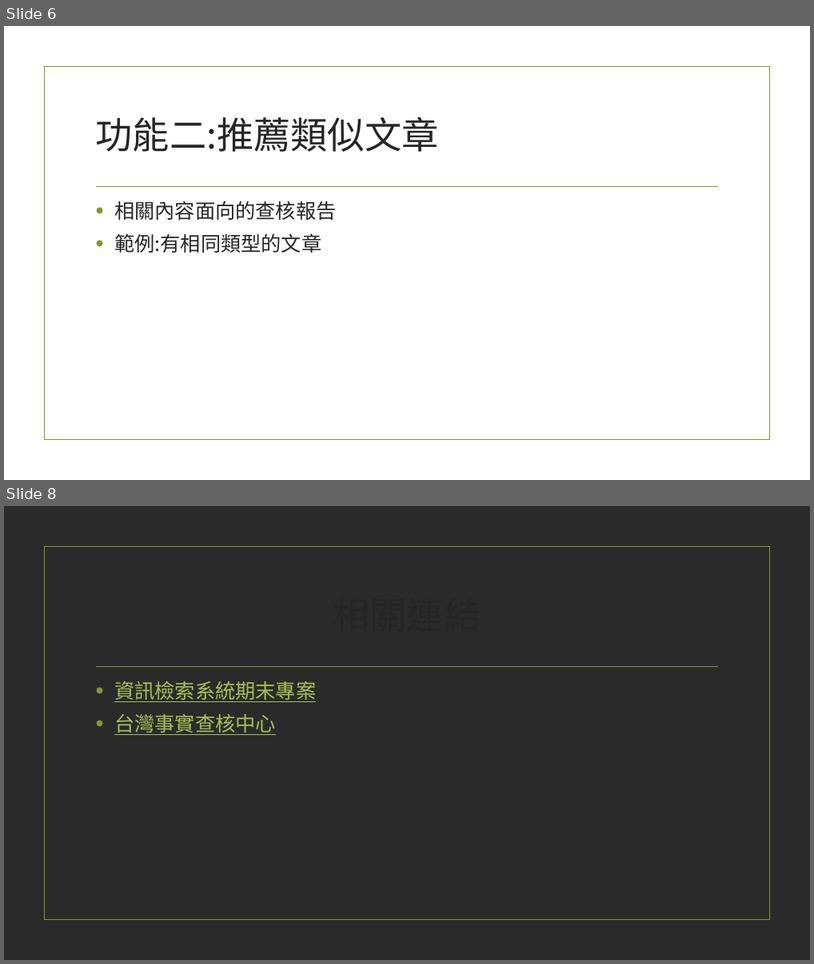
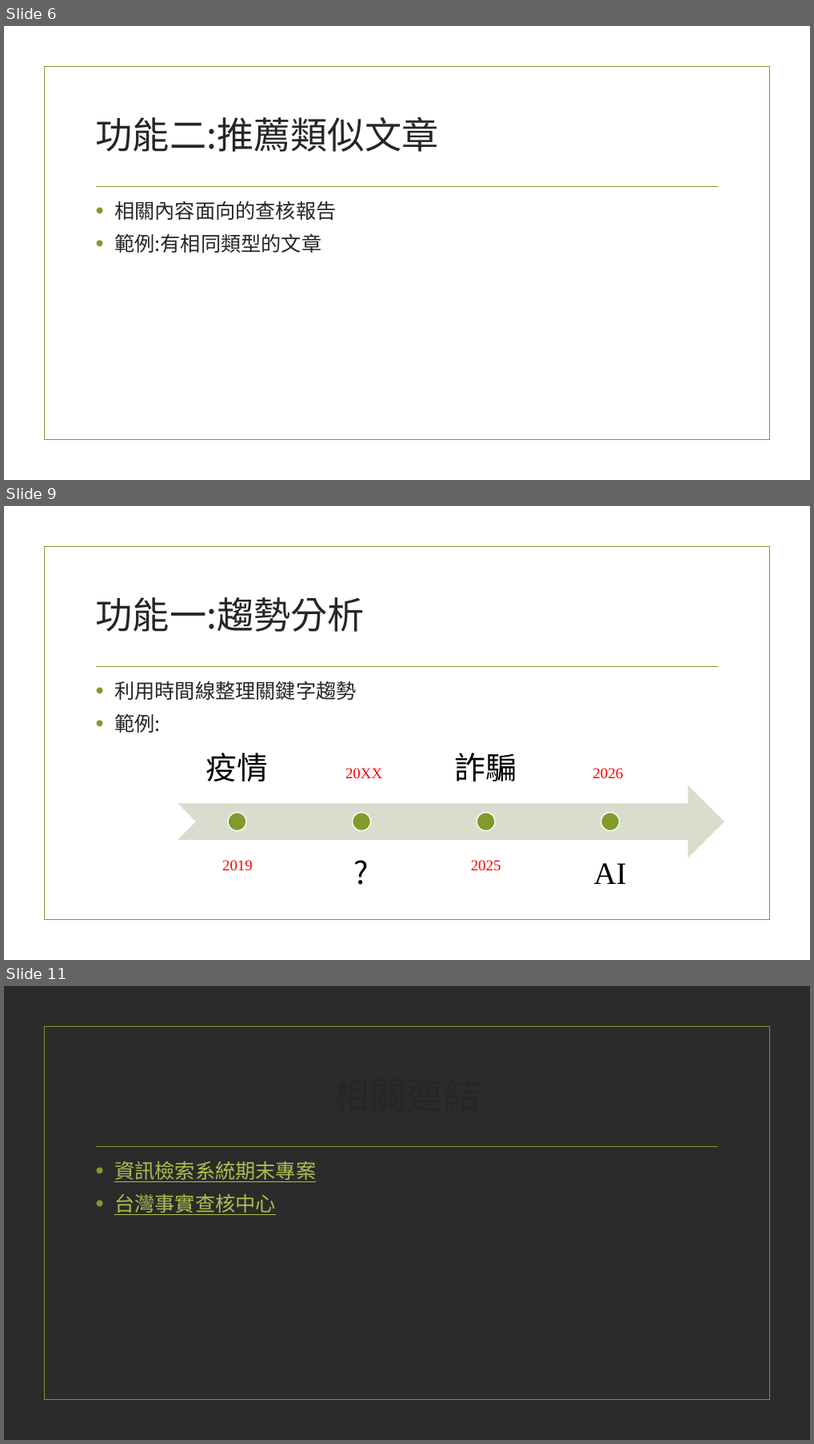
Before and after one commit to linsitin/IRE_project, a slide deck: 資訊檢索系統期末專案.pptx. Shown one above the other, each under a label of ours: slides 6 and 8 before the commit, slides 6, 9 and 11 after it; the slides between them are not shown. The pictures are 814x964 and 814x1444 pixels, drawn with LibreOffice and Linux fonts; fonts in the diff are those of the drawing; background and template pictures are left out; a plain dark background stands for a picture behind light text. Boxes give left, top, right and bottom in pixels: in the first picture for what was removed or moved away, otherwise in the second. Text is boxed around its words. In the diff, an @@ line names an element or a change of style, - is before the commit and + after.

Commit message:
功能一實作2

```diff
--- a/資訊檢索系統期末專案.pptx
+++ b/資訊檢索系統期末專案.pptx
@@ slide 9 added at (4,506,810,960), background picture (left out); not listed: 2 template elements that a slide beside it also shows @@
@@ title added at (96,597,365,632), 44 pt, text #262626 @@
+功能一:趨勢分析
@@ text added at (114,680,356,732), 24 pt, text #262626 @@
+• 利用時間線整理關鍵字趨勢
+• 範例:
@@ text added at (346,768,382,778), 18 pt, text #FF0000 @@
+20XX
@@ text added at (593,768,623,779), 18 pt, text #FF0000 @@
+2026
@@ group added at (178,752,725,913): 4 texts, 4 ellipses, 1 notched right arrow @@
+疫情
+?
+詐騙
+AI
@@ text added at (222,860,253,870), 18 pt, text #FF0000 @@
+2019
@@ text added at (471,860,502,870), 18 pt, text #FF0000 @@
+2025
@@ what was slide 8 is now slide 11 @@
```
Also in this commit, not shown: 1 slide changed, 2 other slides added, 2 other files.
